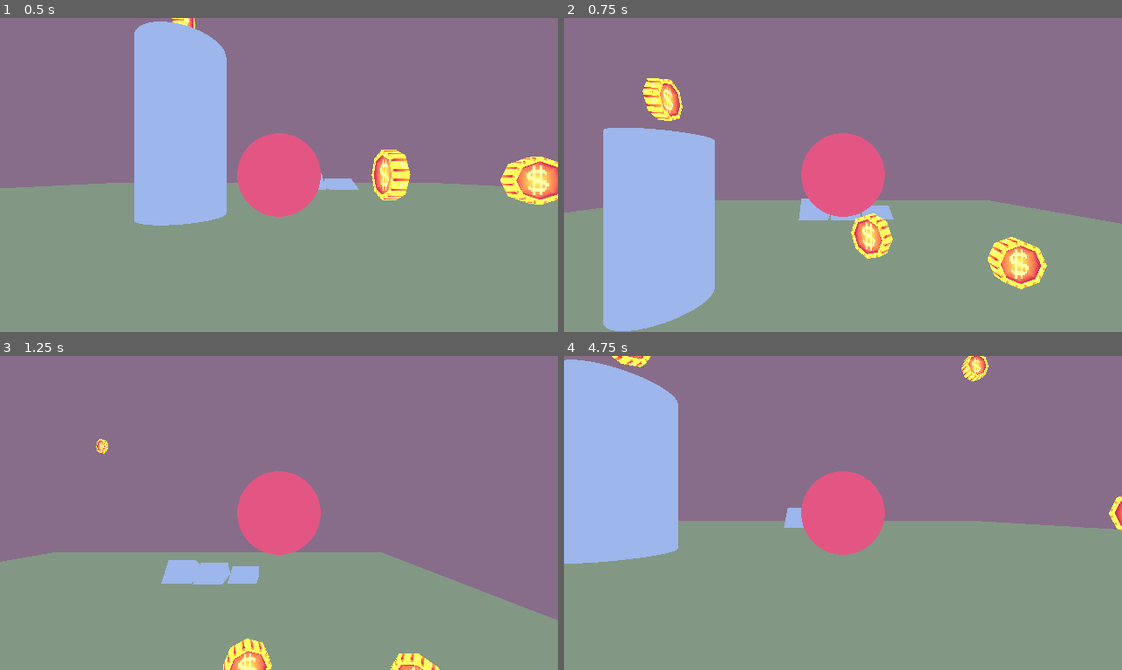
Above: before the commit, frames 1-4 (two rows, left to right).
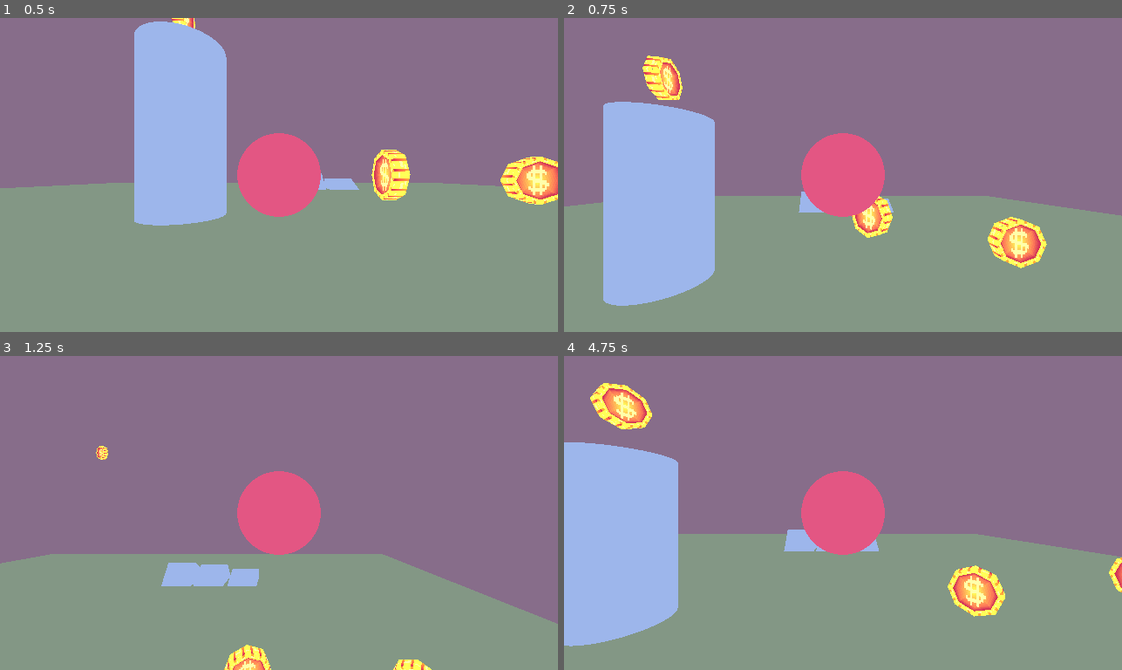
Above: after the commit, the same moments.

Repository: jawdan-dev/UOP-2024
Game: Godot game, scene res://Scenes/main.tscn
Two runs of this game, one before a commit and one after it. Both use one fixed random seed, a clock stepped at 60 frames per second and the inputs below.
Inputs:
- Up to frame 1 (0.5 s): no input
- Up to frame 2 (0.75 s): hold D (player_movement_rightward) from 0.53 s (still down); hold Space (player_movement_jump) from 0.53 s (still down)
- Up to frame 3 (1.25 s): keep holding D (player_movement_rightward); keep holding Space (player_movement_jump)
- Up to frame 4 (4.75 s): release D (player_movement_rightward) at 1.28 s; release Space (player_movement_jump) at 1.28 s; hold S (player_movement_backward) 1.28-2.03 s; tap Space (player_movement_jump) at 1.35, 1.52, 1.82, 2.85, 3.02, 3.32, 4.35, 4.52 s; hold D (player_movement_rightward) 2.03-2.78 s; hold Space (player_movement_jump) 2.03-2.78 s; hold W (player_movement_forward) 2.78-3.53 s; hold Space (player_movement_jump) 3.53-4.28 s; hold A (player_movement_leftward) from 3.53 s (still down)

Frame 1 is identical in both runs. In frame 2, 7.9% of the frame differs, in the area x 0-100%, y 11-100%; in frame 3, 1.7%; in frame 4, 16%, in the area x 0-100%, y 0-93%.

Commit message:
Hold-jump added.

Diff:
--- a/Scripts/Player.gd
+++ b/Scripts/Player.gd
@@ -1,11 +1,17 @@
 extends CharacterBody3D
 
 @export_category("Movement Properties")
+# Ground.
 @export var movementSpeed : float = 5.0;
-@export var movementJumpImpulse : float = 6.0;
+# Jump.
+@export var movementJumpImpulseMax : float = 4.0;
+@export var movementJumpImpulseMin : float = 2.0;
+@export var movementJumpHoldTimeMax : float = 0.3;
+var movementJumpHoldTimeRemaining : float = 0;
 @export var movementJumpCoyoteTime : float = 0.2;
 var movementTimeSinceLastJump : float = 0.0;
 var movementTimeSinceLastGrounded : float = 0.0;
+# Gravity.
 @export var movementGravityAcceleration : float = -9.8;
 var movementGravity : float = 0;
 
@@ -110,7 +116,20 @@
 		movementTimeSinceLastGrounded < movementTimeSinceLastJump):
 		# Jump!
 		movementTimeSinceLastJump = 0.0;
-		movementGravity = movementJumpImpulse;
+		movementGravity = movementJumpImpulseMax;
+		movementJumpHoldTimeRemaining = movementJumpHoldTimeMax;
+
+	# Handle jump hold.
+	if (movementJumpHoldTimeRemaining > 0):
+		if (Input.is_action_pressed("player_movement_jump")):
+			# Run out.
+			movementGravity = movementJumpImpulseMax
+			movementJumpHoldTimeRemaining -= delta;
+		else:
+			# Let go.
+			if (movementGravity > 0):
+				movementGravity = lerp(movementJumpImpulseMin, movementJumpImpulseMax, 1 - (movementJumpHoldTimeRemaining / movementJumpHoldTimeMax));
+			movementJumpHoldTimeRemaining = 0;
 
 	# Use gravity.
 	movementGravity += gravityFactor;
